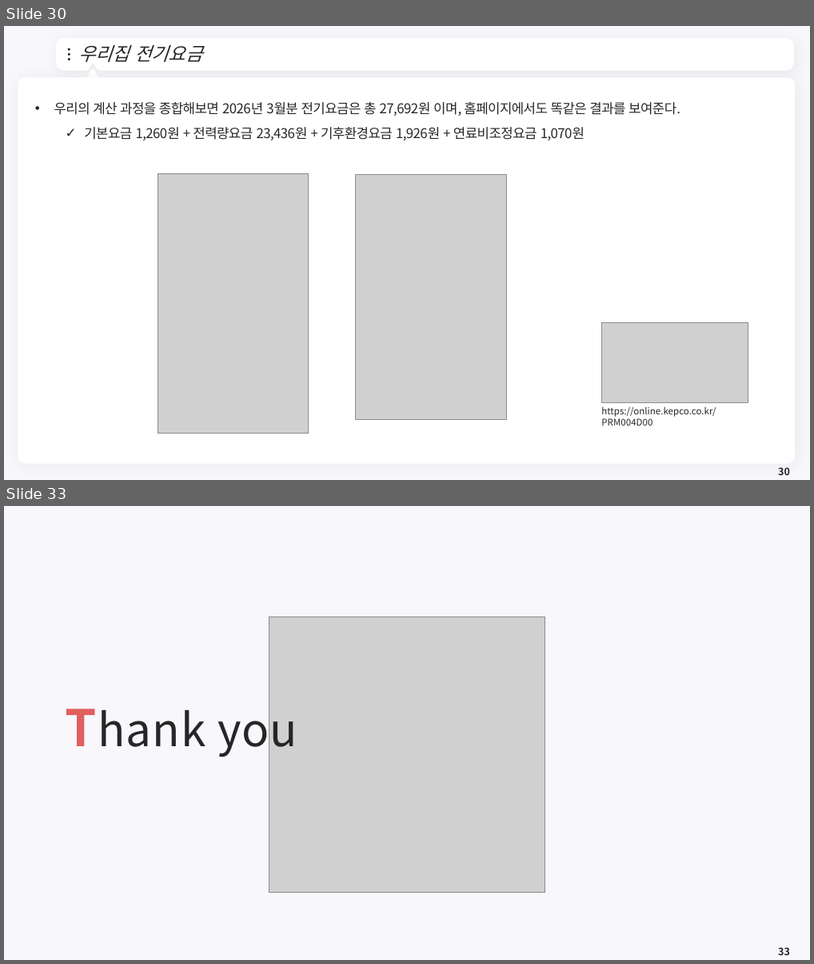
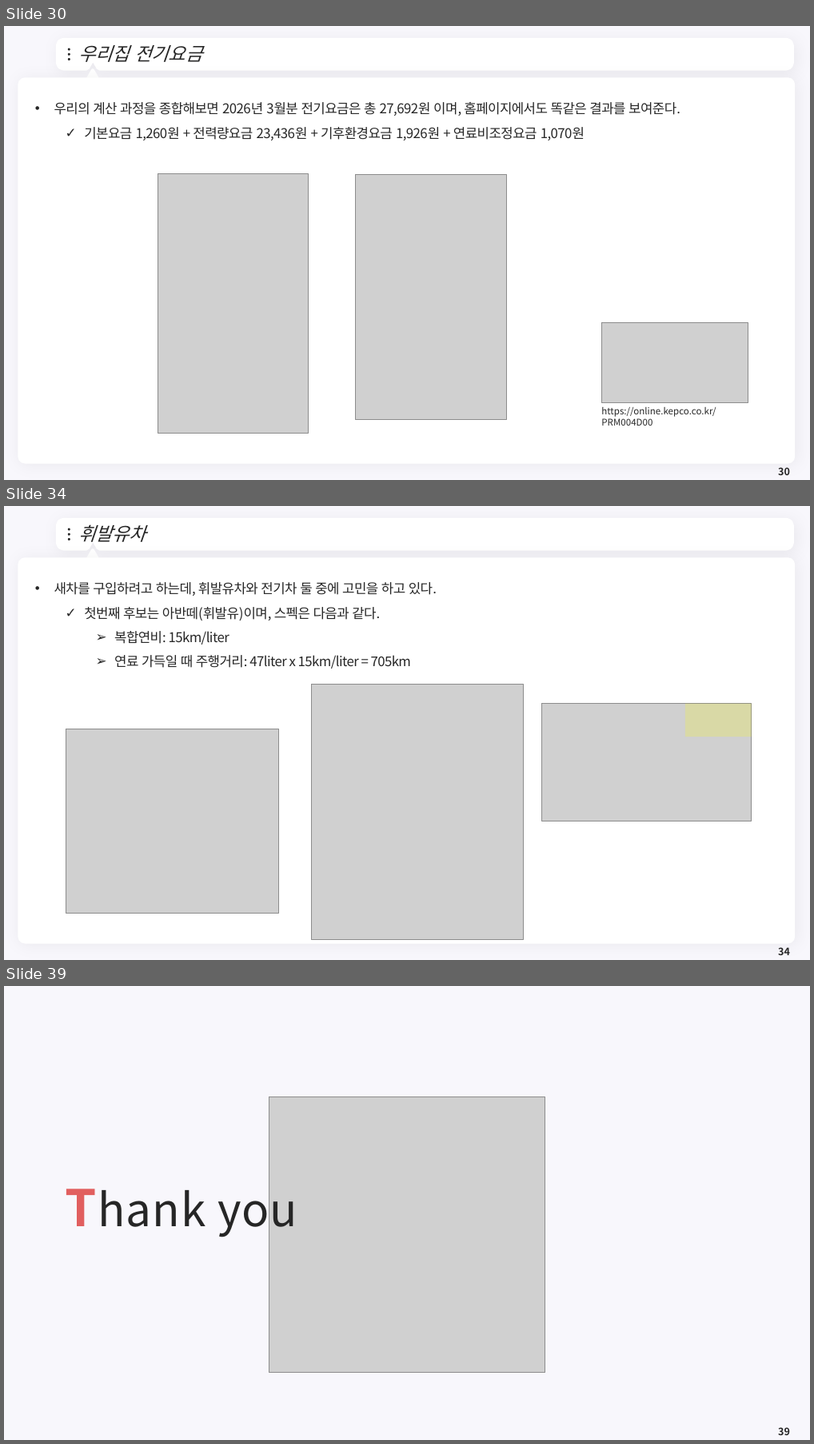
Before and after one commit to meandthey/Teaching, a slide deck: 에너지경제학/자원에너지경제학_Chapter_1.pptx. Shown one above the other, each under a label of ours: slides 30 and 33 before the commit, slides 30, 34 and 39 after it; the slides between them are not shown. The pictures are 814x964 and 814x1444 pixels, drawn with LibreOffice and Linux fonts; fonts in the diff are those of the drawing; grey boxes stand for pictures; background and template pictures are left out. Boxes give left, top, right and bottom in pixels: in the first picture for what was removed or moved away, otherwise in the second. Text is boxed around its words. In the diff, an @@ line names an element or a change of style, - is before the commit and + after.

```diff
--- a/에너지경제학/자원에너지경제학_Chapter_1.pptx
+++ b/에너지경제학/자원에너지경제학_Chapter_1.pptx
@@ slide 34 added at (4,506,810,960), background #F8F7FC; not listed: 7 template elements that a slide beside it also shows @@
@@ title added at (78,524,146,542), 22 pt, text #262626, italic @@
+휘발유차
@@ text added at (54,582,437,668), 16 pt, text #262626 @@
+• 새차를 구입하려고 하는데, 휘발유차와 전기차 둘 중에 고민을 하고 있다.
+  ✓ 첫번째 후보는 아반떼(휘발유)이며, 스펙은 다음과 같다.
+    ➢ 복합연비: 15km/liter
+    ➢ 연료 가득일 때 주행거리: 47liter x 15km/liter = 705km
@@ picture added at (311,684,524,939) @@
@@ picture added at (542,704,752,820) @@
@@ rectangle added at (686,704,752,736), fill #FFFF00 at 20% opacity @@
@@ picture added at (66,728,279,912) @@
@@ page number added at (778,947,790,955), 12 pt, text #262626, bold @@
+34
@@ what was slide 33 is now slide 39 @@
@@ page number at (778,1427,790,1435): text changed @@
-33
+39
```
Also in this commit, not shown: 1 slide changed, 6 other slides added, 1 slide removed, 1 other file.
